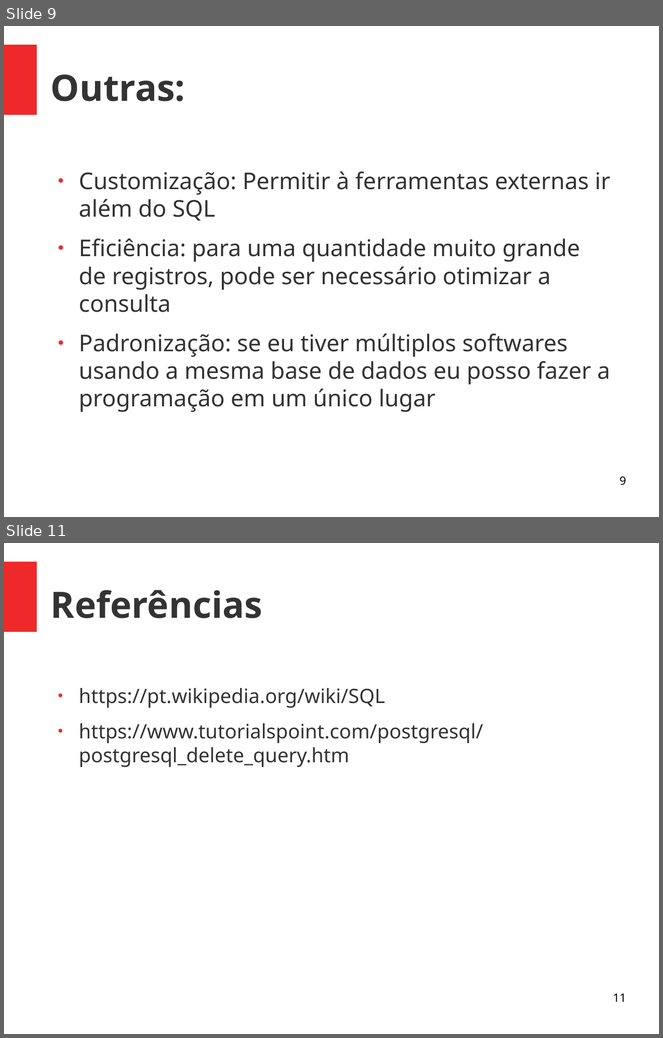
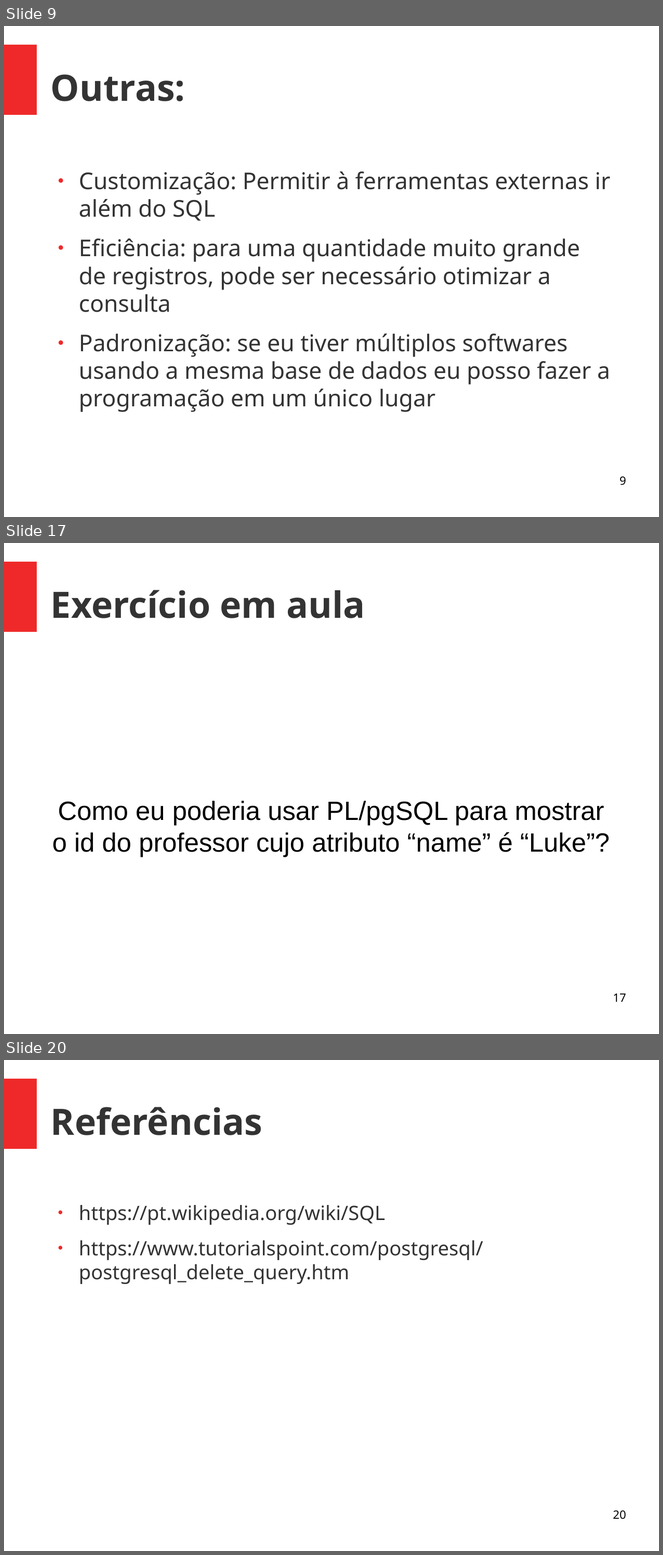
Before and after one commit to viniciusalveshax/aulas, a slide deck: banco-de-dados-2/04-pl_sql/bd2-04-plpgsql.odp. Shown one above the other, each under a label of ours: slides 9 and 11 before the commit, slides 9, 17 and 20 after it; the slides between them are not shown. The pictures are 663x1038 and 663x1555 pixels, drawn with LibreOffice and Linux fonts; fonts in the diff are those of the drawing. Boxes give left, top, right and bottom in pixels: in the first picture for what was removed or moved away, otherwise in the second. Text is boxed around its words. In the diff, an @@ line names an element or a change of style, - is before the commit and + after.

```diff
--- a/banco-de-dados-2/04-pl_sql/bd2-04-plpgsql.odp
+++ b/banco-de-dados-2/04-pl_sql/bd2-04-plpgsql.odp
@@ slide 17 added at box(4, 543, 659, 1034), background #FFFFFF; not listed: 1 template element that a slide beside it also shows @@
@@ title added at box(51, 590, 365, 618), 44 pt, text #333333, bold @@
+Exercício em aula
@@ subtitle added at box(52, 801, 610, 858), 32 pt, text #000000 @@
+Como eu poderia usar PL/pgSQL para mostrar o id do professor cujo atributo “name” é “Luke”?
@@ page number added at box(613, 994, 626, 1002), 14 pt, text #000000 @@
+17
@@ what was slide 11 is now slide 20 @@
@@ page number at box(613, 1511, 626, 1520): text changed @@
-11
+20
```
Also in this commit, not shown: 1 slide changed, 8 other slides added.
